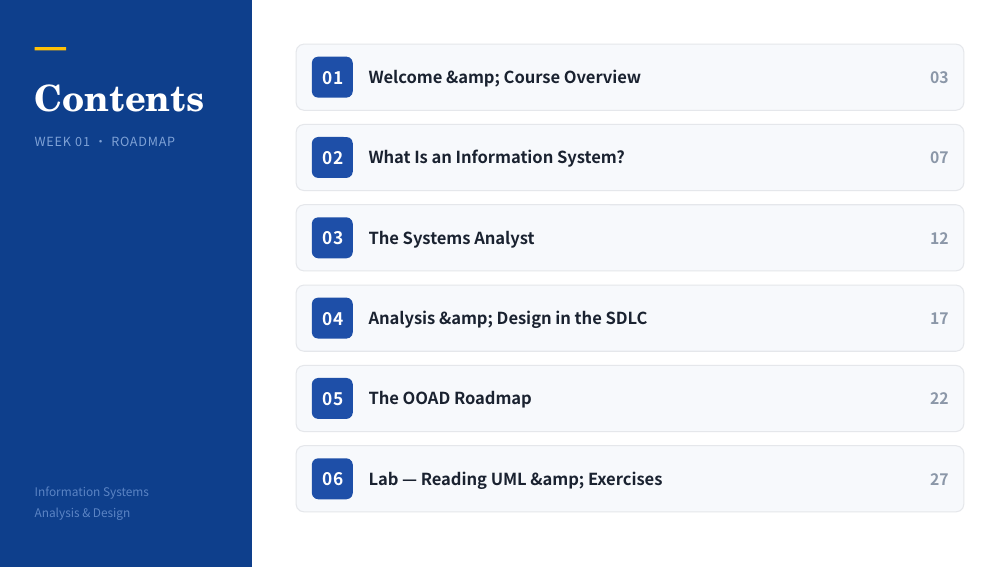
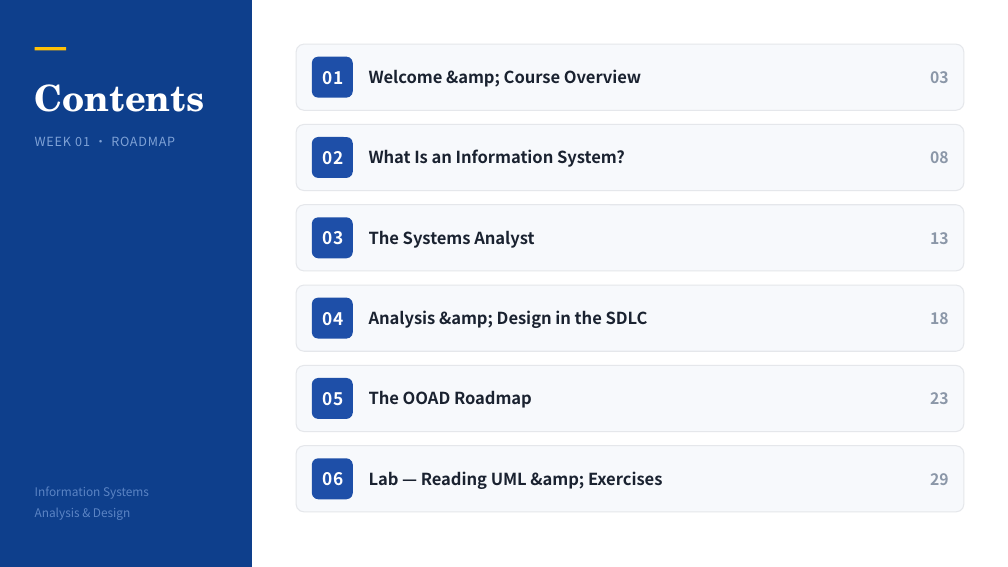
Before and after one commit to klausren/isad-course, a slide deck: slide 2 of 01-slides/W01-Introduction-Systems-Analysts-and-OOAD.pptx. Drawn at 1008x567 pixels with LibreOffice and Linux fonts; fonts in the diff are those of the drawing. Boxes give left, top, right and bottom in pixels: in the first picture for what was removed or moved away, otherwise in the second. Text is boxed around its words. In the diff, an @@ line names an element or a change of style, - is before the commit and + after.

```diff
--- a/01-slides/W01-Introduction-Systems-Analysts-and-OOAD.pptx
+++ b/01-slides/W01-Introduction-Systems-Analysts-and-OOAD.pptx
@@ text at bbox=[930, 151, 949, 163]: text changed @@
-07
+08
@@ text at bbox=[930, 232, 949, 244]: text changed @@
-12
+13
@@ text at bbox=[930, 312, 949, 324]: text changed @@
-17
+18
@@ text at bbox=[930, 392, 949, 404]: text changed @@
-22
+23
@@ text at bbox=[930, 473, 949, 485]: text changed @@
-27
+29
```
Also in this commit, not shown: 27 other slides changed, 2 slides added, 2 other files.
